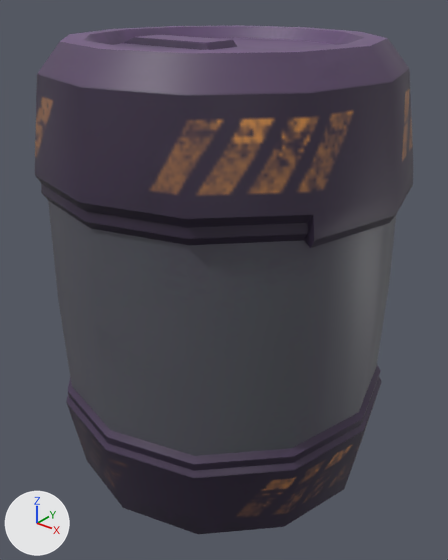
An edit to the glTF model assets/models/Barrel.glb, drawn before and after from the same camera.
Rendered twice from a 50 mm camera at (0.668, -0.833, 0.899) aimed at (0.009, -0.009, 0.388). Every picture has the same lights, and +X, +Y and +Z are marked at lower left. Objects named as collision shapes, trigger or cutter boxes, shadow casters or lower levels of detail are left out. Where no turn or scale is listed for an object, it has been applied to the vertices.
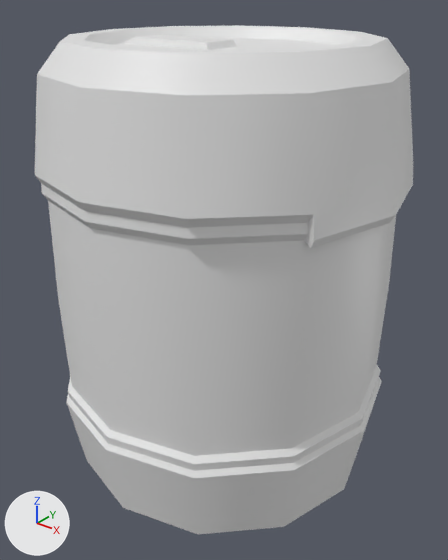
Changed parts and their boxes [x1, y1, x2, y2] in the pictures (448 x 560 px):
'Cylinder', recoloured: [35, 25, 413, 534] in both

The change, as a list of edits to the scene's bpy script:
```text
Change me_cylinder:
    where me_cylinder.from_pydata(...)  # 217 vertices, 430 faces; spans x -0.318..0.325, y -0.318..0.318, z 0.0..0.817
    remove me_cylinder.materials.append(mat_m_barrells)  # picture img_seg_barrelspickup
```
